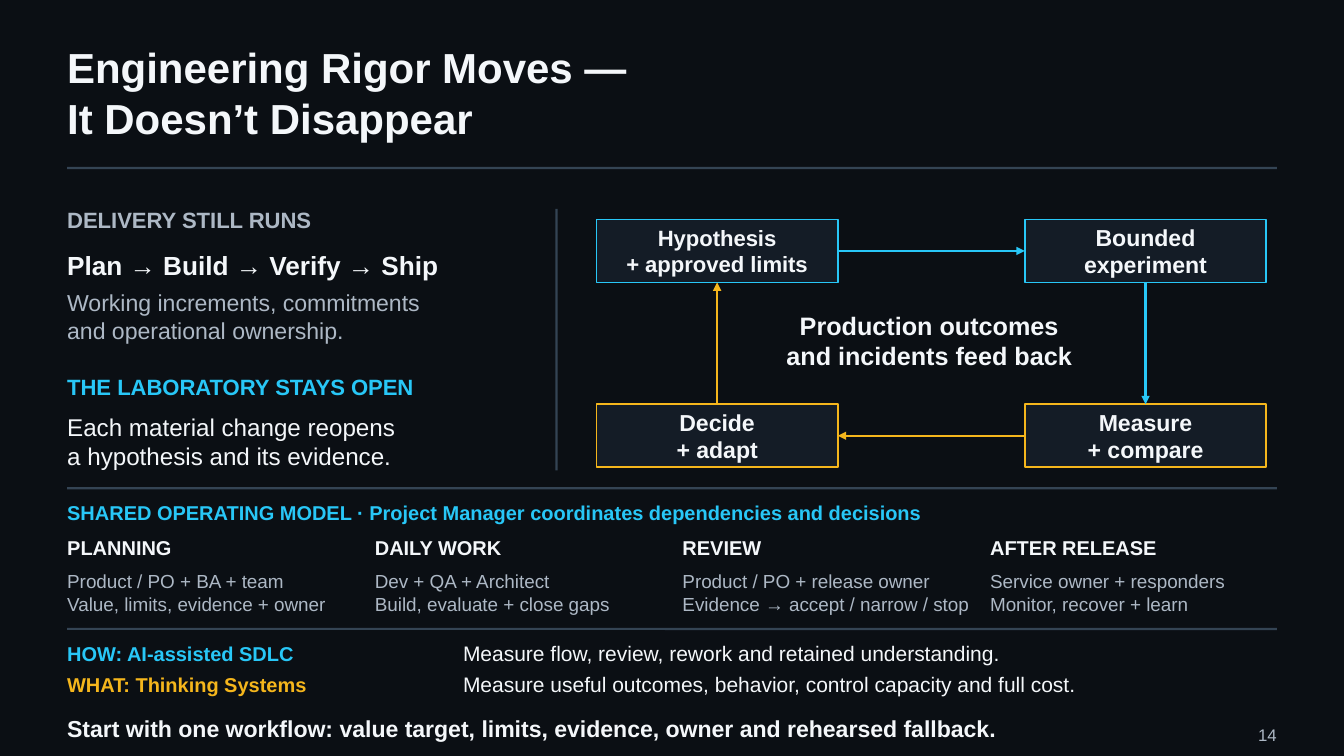
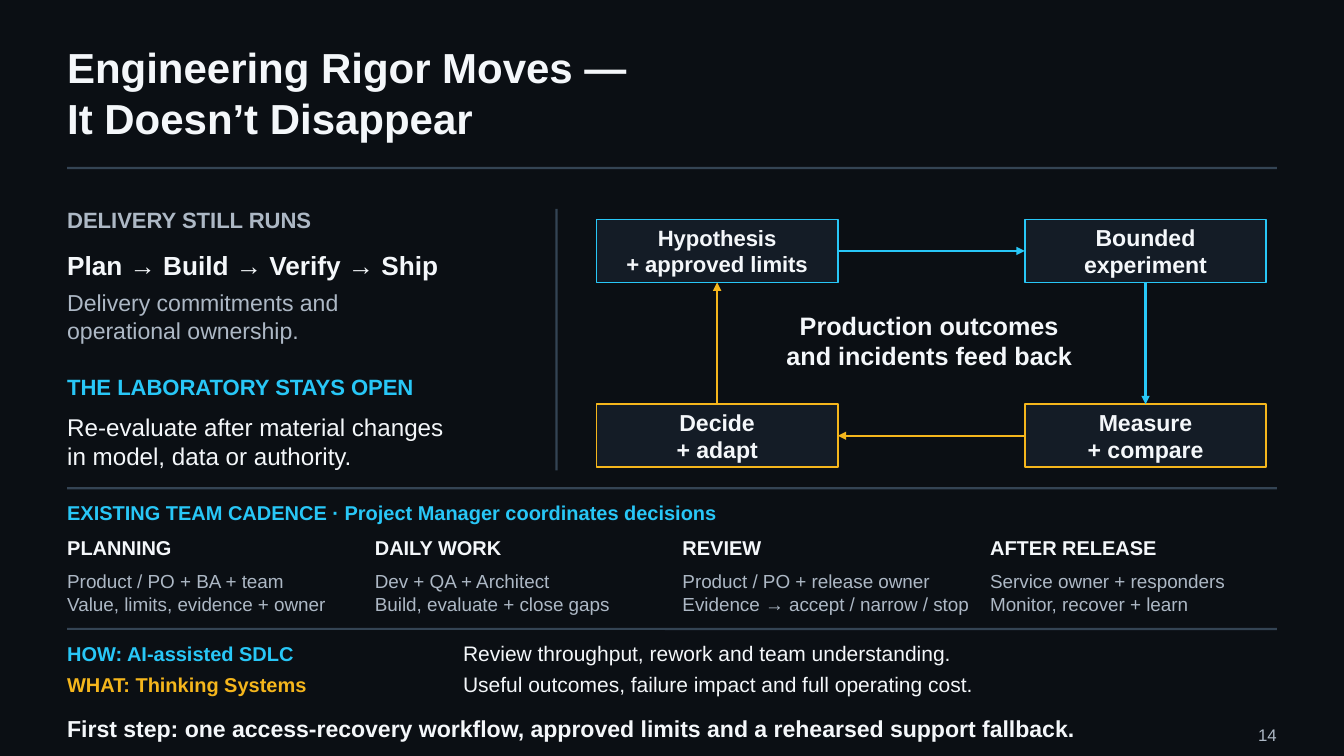
Before and after one commit to UncertaintyArchitectureGroup/uncertainty-architecture, a slide deck: slide 14 of assets/presentations/pmday-2026/ai-changes-both-sides.pptx. Drawn at 1344x756 pixels with LibreOffice and Linux fonts; fonts in the diff are those of the drawing. Boxes give left, top, right and bottom in pixels: in the first picture for what was removed or moved away, otherwise in the second. Text is boxed around its words. In the diff, an @@ line names an element or a change of style, - is before the commit and + after.

Commit message:
Apply PMDay content review with a continuous case and pre-action control

```diff
--- a/assets/presentations/pmday-2026/ai-changes-both-sides.pptx
+++ b/assets/presentations/pmday-2026/ai-changes-both-sides.pptx
@@ text at (67, 294, 338, 344): text changed @@
-Working increments, commitments
-and operational ownership.
+Delivery commitments and
+operational ownership.
@@ text at (67, 418, 443, 470): text changed @@
-Each material change reopens
-a hypothesis and its evidence.
+Re-evaluate after material changes
+in model, data or authority.
@@ text at (67, 505, 716, 525): text changed @@
-SHARED OPERATING MODEL · Project Manager coordinates dependencies and decisions
+EXISTING TEAM CADENCE · Project Manager coordinates decisions
@@ text at (463, 645, 951, 665): text changed @@
-Measure flow, review, rework and retained understanding.
+Review throughput, rework and team understanding.
@@ text at (463, 676, 972, 697): text changed @@
-Measure useful outcomes, behavior, control capacity and full cost.
+Useful outcomes, failure impact and full operating cost.
@@ text at (67, 720, 1074, 742): text changed @@
-Start with one workflow: value target, limits, evidence, owner and rehearsed fallback.
+First step: one access-recovery workflow, approved limits and a rehearsed support fallback.
```
Also in this commit, not shown: 6 other slides changed, 1 slide added, 1 slide removed, 11 other files.
